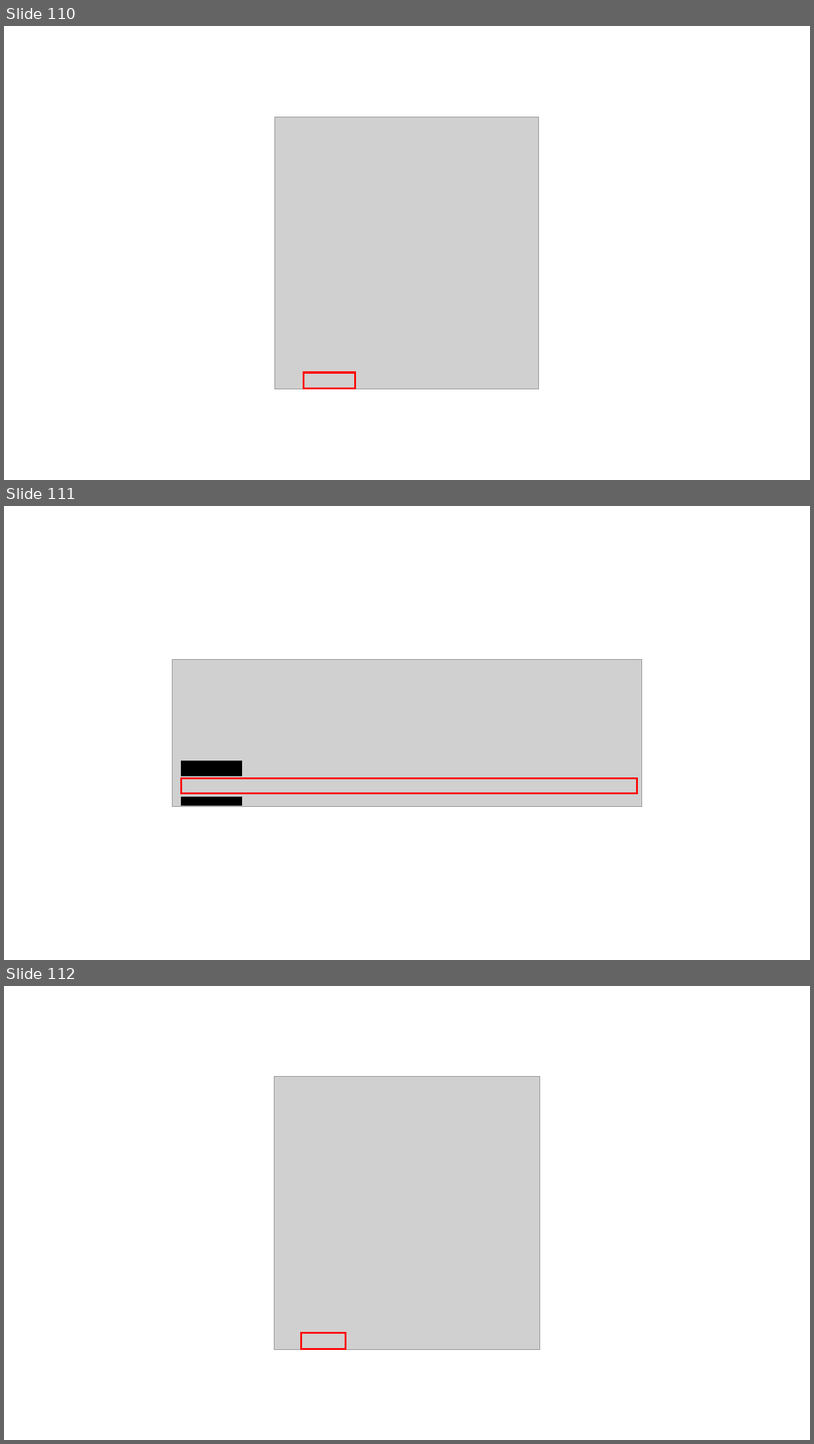
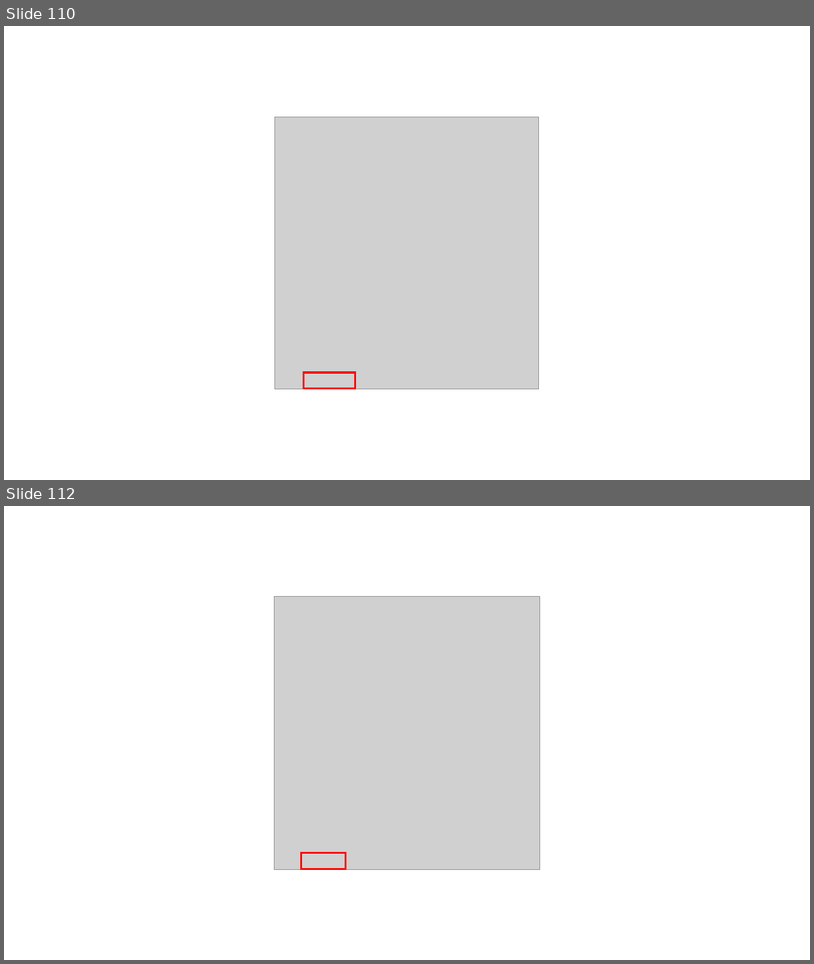
Before and after one commit to nishida2073/ai_navive, a slide deck: 01_テキスト/Git入門_図.pptx. Shown one above the other, each under a label of ours: slides 110, 111 and 112 before the commit, slides 110 and 112 after it; the slides between them are not shown. The pictures are 814x1444 and 814x964 pixels, drawn with LibreOffice and Linux fonts; fonts in the diff are those of the drawing; grey boxes stand for pictures. Boxes give left, top, right and bottom in pixels: in the first picture for what was removed or moved away, otherwise in the second. Text is boxed around its words. In the diff, an @@ line names an element or a change of style, - is before the commit and + after.

```diff
--- a/01_テキスト/Git入門_図.pptx
+++ b/01_テキスト/Git入門_図.pptx
@@ slide 111 removed at bbox=[4, 506, 810, 960], background #FFFFFF @@
@@ picture removed at bbox=[173, 660, 642, 807] @@
@@ rectangle removed at bbox=[181, 760, 242, 775] @@
@@ rectangle removed at bbox=[181, 778, 638, 793] @@
@@ rectangle removed at bbox=[181, 797, 242, 805] @@
```
Also in this commit, not shown: 4 slides changed, 9 slides added, 7 other slides removed, 1 other file.
